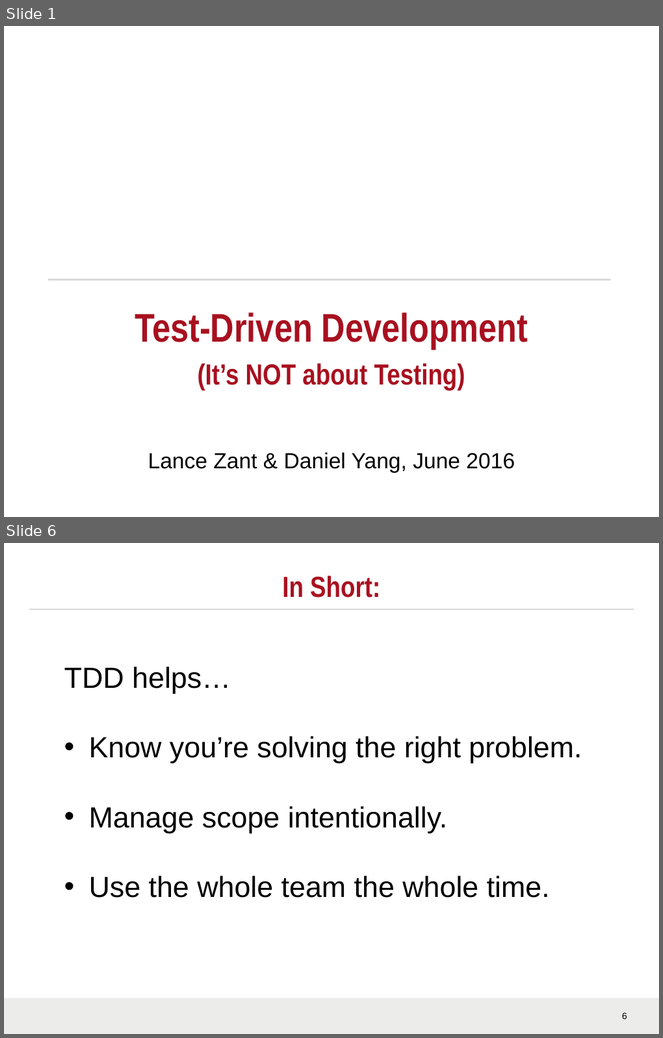
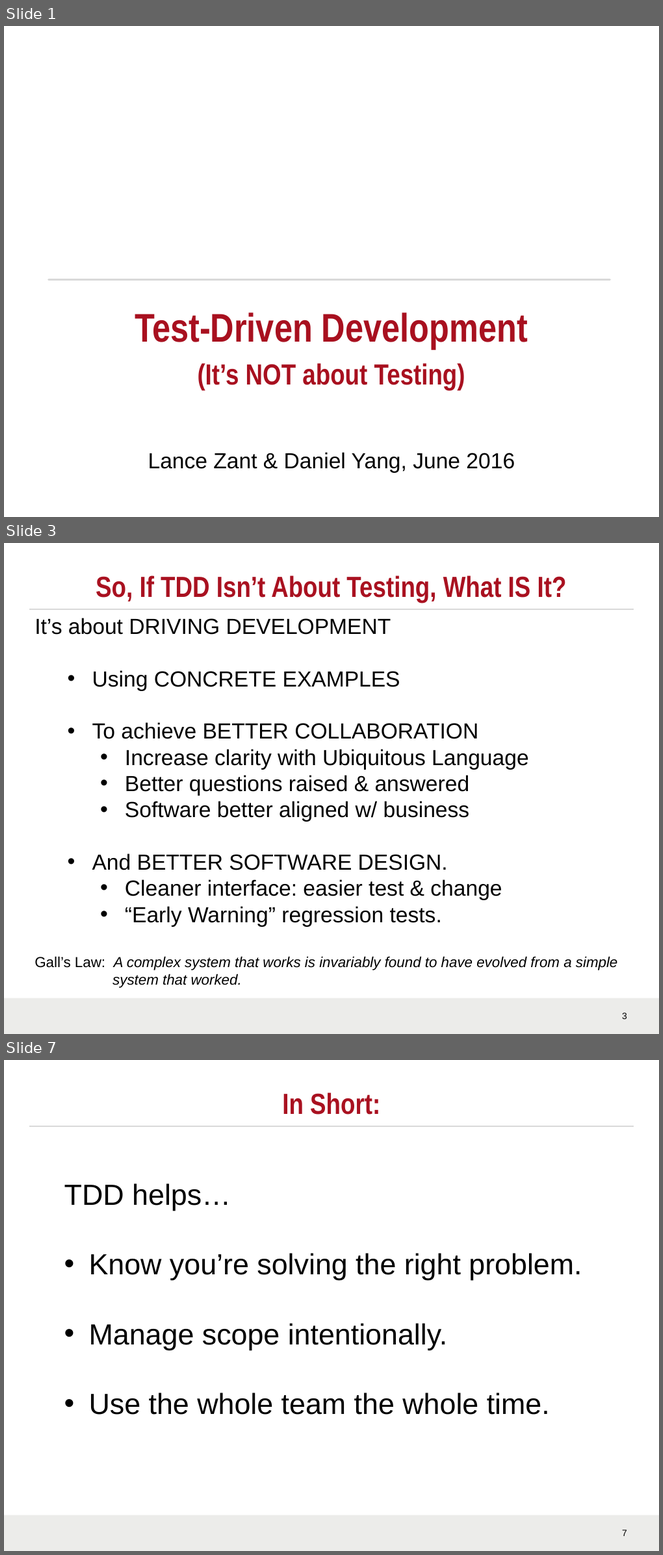
Before and after one commit to LanceZant/atdd-cucumber-jvm, a slide deck: doc/TDD Overview.pptx. Shown one above the other, each under a label of ours: slides 1 and 6 before the commit, slides 1, 3 and 7 after it; the slides between them are not shown. The pictures are 663x1038 and 663x1555 pixels, drawn with LibreOffice and Linux fonts; fonts in the diff are those of the drawing; background and template pictures are left out. Boxes give left, top, right and bottom in pixels: in the first picture for what was removed or moved away, otherwise in the second. Text is boxed around its words. In the diff, an @@ line names an element or a change of style, - is before the commit and + after.

```diff
--- a/doc/TDD Overview.pptx
+++ b/doc/TDD Overview.pptx
@@ slide 3 added at [4, 543, 659, 1034], background #FFFFFF; not listed: 3 template elements that a slide beside it also shows @@
@@ title added at [96, 575, 567, 603], 32 pt, text #A91120, bold @@
+So, If TDD Isn’t About Testing, What IS It?
@@ text added at [35, 618, 618, 988], 24 pt, text #000000 @@
+It’s about DRIVING DEVELOPMENT
+  • Using CONCRETE EXAMPLES
+  • To achieve BETTER COLLABORATION
+    • Increase clarity with Ubiquitous Language
+    • Better questions raised & answered
+    • Software better aligned w/ business
+  • And BETTER SOFTWARE DESIGN.
+    • Cleaner interface: easier test & change
+    • “Early Warning” regression tests.
+Gall’s Law: A complex system that works is invariably found to have evolved from a simple system that worked.
@@ what was slide 6 is now slide 7 @@
@@ page number at [622, 1530, 627, 1536]: text changed @@
-6
+7
```
Also in this commit, not shown: 6 slides changed, 1 other slide added.
